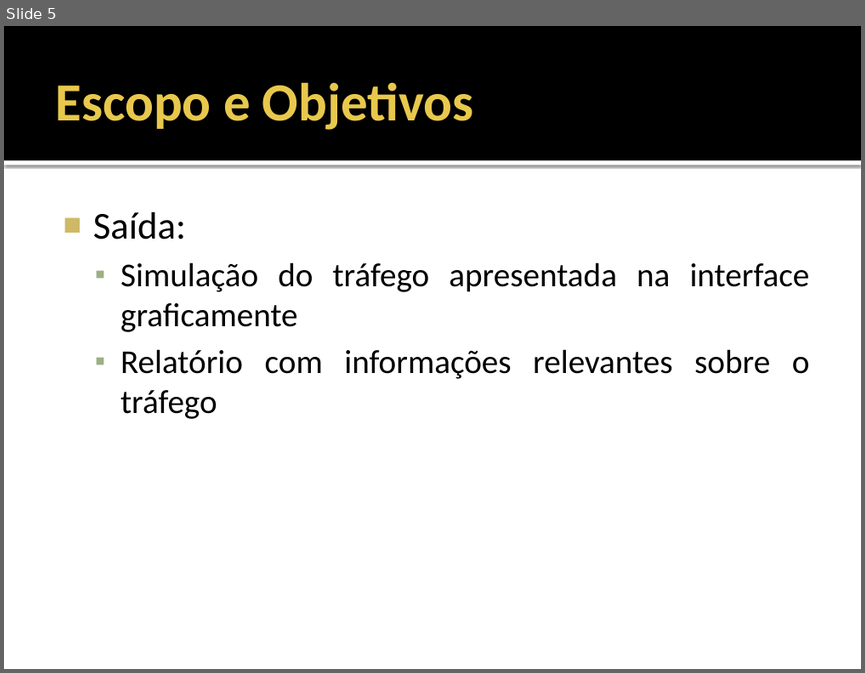
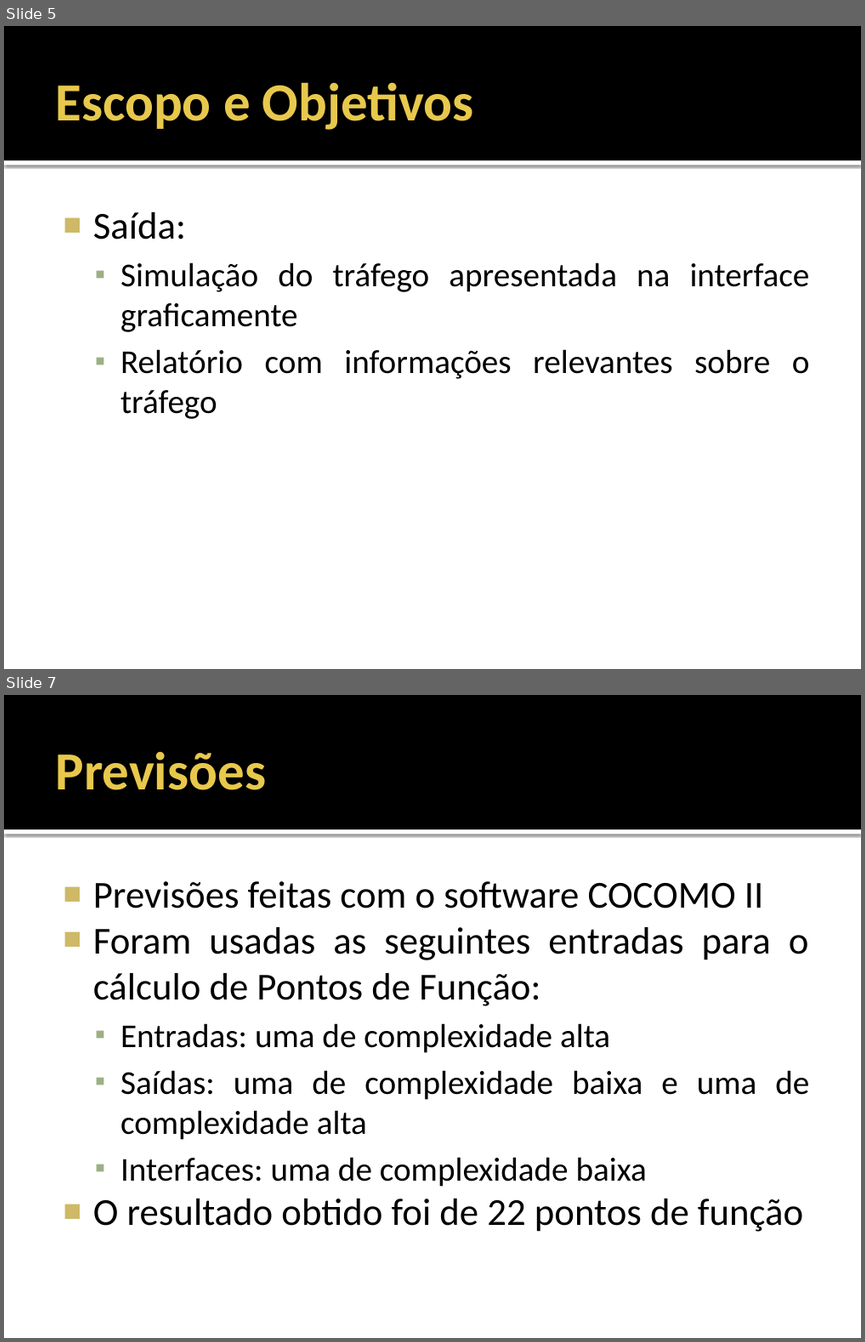
Before and after one commit to fchirigati/rota, a slide deck: Documentação/Planejamento/Apresentação.pptx. Shown one above the other, each under a label of ours: slide 5 before the commit, slides 5 and 7 after it; the slides between them are not shown. The pictures are 865x673 and 865x1342 pixels, drawn with LibreOffice and Linux fonts; fonts in the diff are those of the drawing. Boxes give left, top, right and bottom in pixels: in the first picture for what was removed or moved away, otherwise in the second. Text is boxed around its words. In the diff, an @@ line names an element or a change of style, - is before the commit and + after.

```diff
--- a/Documentação/Planejamento/Apresentação.pptx
+++ b/Documentação/Planejamento/Apresentação.pptx
@@ slide 7 added at (x1=4, y1=695, x2=861, y2=1338), background #FFFFFF; not listed: 2 template elements that a slide beside it also shows @@
@@ title added at (x1=55, y1=751, x2=266, y2=790), 45 pt, text #E8C84C, bold @@
+Previsões
@@ text added at (x1=93, y1=881, x2=809, y2=1231), 32 pt, text #000000 @@
+■ Previsões feitas com o software COCOMO II
+■ Foram usadas as seguintes entradas para o cálculo de Pontos de Função:
+  ▪ Entradas: uma de complexidade alta
+  ▪ Saídas: uma de complexidade baixa e uma de complexidade alta
+  ▪ Interfaces: uma de complexidade baixa
+■ O resultado obtido foi de 22 pontos de função
```
Also in this commit, not shown: 5 slides changed, 8 other slides added, 2 other files.
